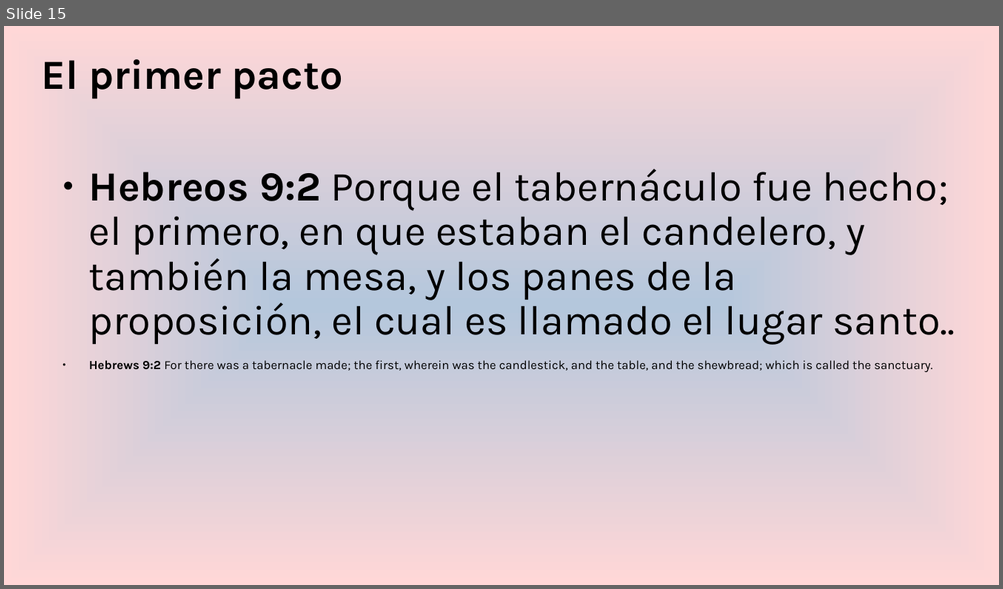
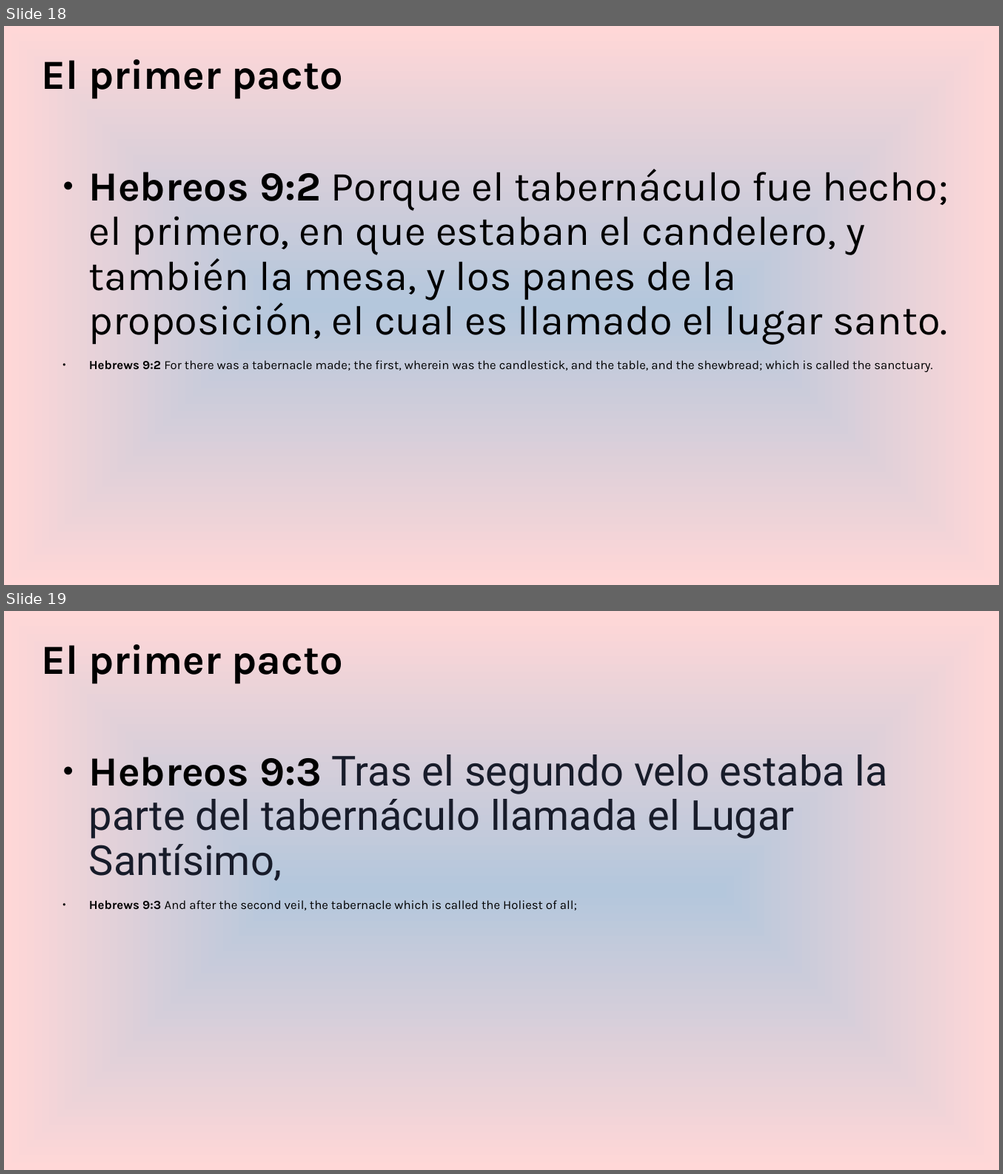
Before and after one commit to praxeastech/sanpedrosula, a slide deck: assets/docs/EltabernáculodeMoisés.odp. Shown one above the other, each under a label of ours: slide 15 before the commit, slides 18 and 19 after it. The pictures are 1003x589 and 1003x1174 pixels, drawn with LibreOffice and Linux fonts; fonts in the diff are those of the drawing. Boxes give left, top, right and bottom in pixels: in the first picture for what was removed or moved away, otherwise in the second. Text is boxed around its words. In the diff, an @@ line names an element or a change of style, - is before the commit and + after.

```diff
--- a/assets/docs/EltabernáculodeMoisés.odp
+++ b/assets/docs/EltabernáculodeMoisés.odp
@@ slide 19 added at <box>4,611,999,1170</box>, background gradient #B4C7DC to #FFD7D7 @@
@@ title added at <box>41,644,343,684</box>, 40 pt, text #000000, bold @@
+El primer pacto
@@ text added at <box>89,755,888,911</box>, 40 pt, text #000000 @@
+● Hebreos 9:3 Tras el segundo velo estaba la parte del tabernáculo llamada el Lugar Santísimo,
+● Hebrews 9:3 And after the second veil, the tabernacle which is called the Holiest of all;
@@ what was slide 15 is now slide 18 @@
@@ slide 18 changed as well @@
@@ text at <box>89,169,948,345</box>: text changed @@
-● Hebreos 9:2 Porque el tabernáculo fue hecho; el primero, en que estaban el candelero, y también la mesa, y los panes de la proposición, el cual es llamado el lugar santo..
+● Hebreos 9:2 Porque el tabernáculo fue hecho; el primero, en que estaban el candelero, y también la mesa, y los panes de la proposición, el cual es llamado el lugar santo.
```
Also in this commit, not shown: 2 other slides changed, 5 other slides added, 1 other file.
